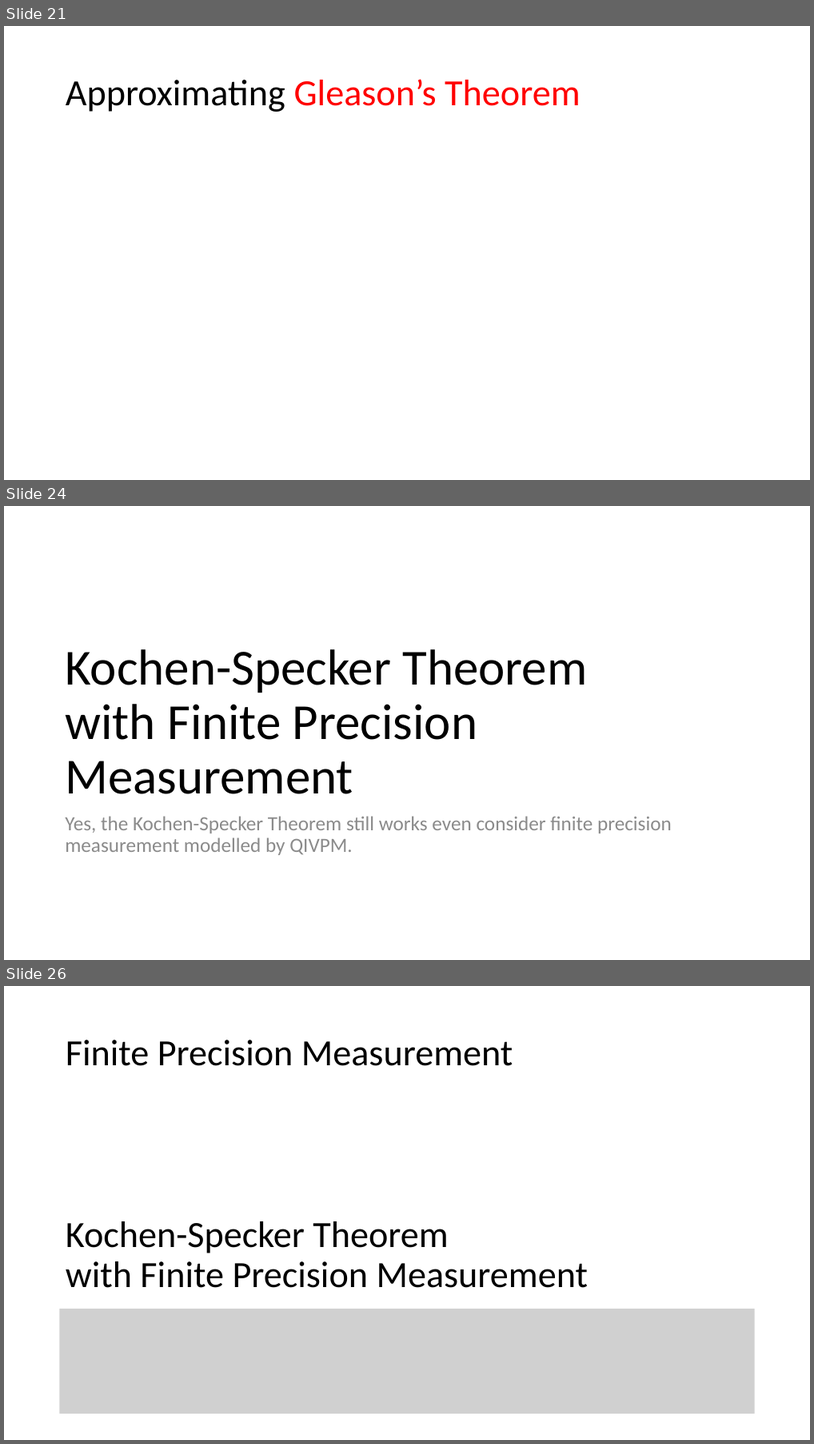
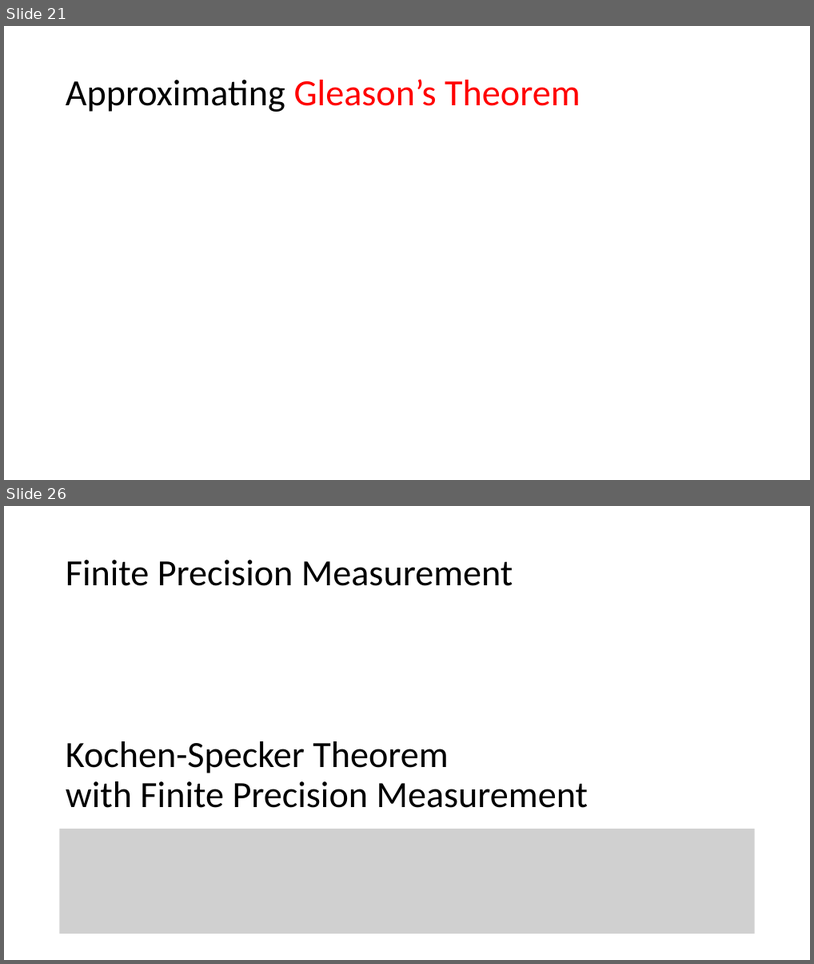
Before and after one commit to yuttai/Contextuality-and-Nonlocality-in-Discrete-Quantum-Theory, a slide deck: prop_letter.pptx. Shown one above the other, each under a label of ours: slides 21, 24 and 26 before the commit, slides 21 and 26 after it; the slides between them are not shown. The pictures are 814x1444 and 814x964 pixels, drawn with LibreOffice and Linux fonts; fonts in the diff are those of the drawing; grey boxes stand for pictures. Boxes give left, top, right and bottom in pixels: in the first picture for what was removed or moved away, otherwise in the second. Text is boxed around its words. In the diff, an @@ line names an element or a change of style, - is before the commit and + after.

Commit message:
prop_letter.pptx "Expectation Value and Kochen-Specker Theorem" Updating...

```diff
--- a/prop_letter.pptx
+++ b/prop_letter.pptx
@@ slide 24 removed at (4, 506, 810, 960), background #FFFFFF @@
@@ title removed at (65, 649, 587, 794) @@
-Kochen-Specker Theorem
-with Finite Precision Measurement
@@ text removed at (65, 816, 672, 855) @@
-Yes, the Kochen-Specker Theorem still works even consider finite precision measurement modelled by QIVPM.
```
Also in this commit, not shown: 4 slides changed, 1 slide added.
